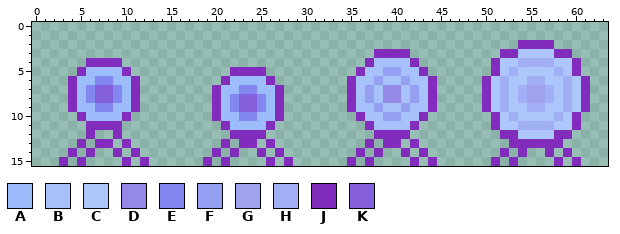
One commit to this pixel-art sprite: Assets/Sprites/MapElements/electroReceptor-sheet.png. Above: the version before the commit.
The file is 64x16 pixels. Colours within 5 levels of each other are drawn and written as one.
Palette (. is transparent): A #9dbcfb  B #a7c2fb  C #adc6fb  D #9589e7  E #8287f0  F #95a0f3  G #a1a2ee  H #a1b0f5  J #822cbe  K #855fdc
The result:
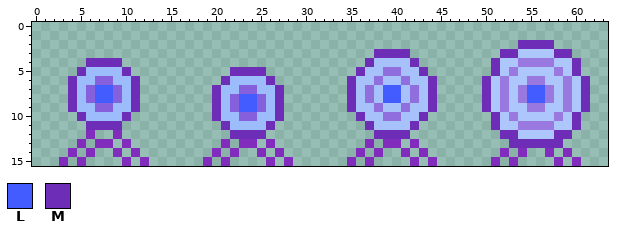
Colours new in this view: L #435cff  M #6d2db6
The author wrote: Receptors visual rework
From old to new:
{"colour":"F","old":"#95a0f3","new":"#916edd"}
{"colour":"H","old":"#a1b0f5","new":"#9978df"}
{"y":2,"x":54,"old":"JJJJ","new":"MMMM"}
{"y":3,"x":38,"old":"JJJJ","new":"MMMM"}
{"y":3,"x":52,"old":"JJ","new":"MM"}
{"y":3,"x":58,"old":"JJ","new":"MM"}
{"y":4,"x":6,"old":"JJJJ","new":"MMMM"}
{"y":4,"x":37,"old":"J","new":"M"}
{"y":4,"x":42,"old":"J","new":"M"}
{"y":4,"x":51,"old":"J","new":"M"}
{"y":4,"x":60,"old":"J","new":"M"}
{"y":5,"x":5,"old":"J","new":"M"}
{"y":5,"x":10,"old":"J","new":"M"}
{"y":5,"x":22,"old":"JJJJ","new":"MMMM"}
{"y":5,"x":36,"old":"J","new":"M"}
{"y":5,"x":43,"old":"J","new":"M"}
{"y":5,"x":51,"old":"J","new":"M"}
{"y":5,"x":60,"old":"J","new":"M"}
{"y":6,"x":4,"old":"J","new":"M"}
{"y":6,"x":7,"old":"EE","new":"KK"}
{"y":6,"x":11,"old":"J","new":"M"}
{"y":6,"x":21,"old":"J","new":"M"}
{"y":6,"x":26,"old":"J","new":"M"}
{"y":6,"x":35,"old":"J","new":"M"}
{"y":6,"x":44,"old":"J","new":"M"}
{"y":6,"x":50,"old":"J","new":"M"}
{"y":6,"x":61,"old":"J","new":"M"}
{"y":7,"x":4,"old":"J","new":"M"}
{"y":7,"x":6,"old":"EKKE","new":"KLLK"}
{"y":7,"x":11,"old":"J","new":"M"}
{"y":7,"x":20,"old":"J","new":"M"}
{"y":7,"x":23,"old":"EE","new":"KK"}
{"y":7,"x":27,"old":"J","new":"M"}
{"y":7,"x":35,"old":"J","new":"M"}
{"y":7,"x":39,"old":"DD","new":"LL"}
{"y":7,"x":44,"old":"J","new":"M"}
{"y":7,"x":50,"old":"J","new":"M"}
{"y":7,"x":55,"old":"GG","new":"LL"}
{"y":7,"x":61,"old":"J","new":"M"}
{"y":8,"x":4,"old":"J","new":"M"}
{"y":8,"x":6,"old":"EKKE","new":"KLLK"}
{"y":8,"x":11,"old":"J","new":"M"}
{"y":8,"x":20,"old":"J","new":"M"}
{"y":8,"x":22,"old":"EKKE","new":"KLLK"}
{"y":8,"x":27,"old":"J","new":"M"}
{"y":8,"x":35,"old":"J","new":"M"}
{"y":8,"x":39,"old":"DD","new":"LL"}
{"y":8,"x":44,"old":"J","new":"M"}
{"y":8,"x":50,"old":"J","new":"M"}
{"y":8,"x":55,"old":"GG","new":"LL"}
{"y":8,"x":61,"old":"J","new":"M"}
{"y":9,"x":4,"old":"J","new":"M"}
{"y":9,"x":7,"old":"EE","new":"KK"}
{"y":9,"x":11,"old":"J","new":"M"}
{"y":9,"x":20,"old":"J","new":"M"}
{"y":9,"x":22,"old":"EKKE","new":"KLLK"}
{"y":9,"x":27,"old":"J","new":"M"}
{"y":9,"x":35,"old":"J","new":"M"}
{"y":9,"x":44,"old":"J","new":"M"}
{"y":9,"x":50,"old":"J","new":"M"}
{"y":9,"x":61,"old":"J","new":"M"}
{"y":10,"x":5,"old":"J","new":"M"}
{"y":10,"x":10,"old":"J","new":"M"}
{"y":10,"x":20,"old":"J","new":"M"}
{"y":10,"x":23,"old":"EE","new":"KK"}
{"y":10,"x":27,"old":"J","new":"M"}
{"y":10,"x":36,"old":"J","new":"M"}
{"y":10,"x":43,"old":"J","new":"M"}
{"y":10,"x":51,"old":"J","new":"M"}
{"y":10,"x":60,"old":"J","new":"M"}
{"y":11,"x":6,"old":"JJJJ","new":"MMMM"}
{"y":11,"x":21,"old":"J","new":"M"}
{"y":11,"x":26,"old":"J","new":"M"}
{"y":11,"x":37,"old":"J","new":"M"}
{"y":11,"x":42,"old":"J","new":"M"}
{"y":11,"x":51,"old":"J","new":"M"}
{"y":11,"x":60,"old":"J","new":"M"}
{"y":12,"x":22,"old":"JJJJ","new":"MMMM"}
{"y":12,"x":38,"old":"JJJJ","new":"MMMM"}
{"y":12,"x":52,"old":"JJ","new":"MM"}
{"y":12,"x":58,"old":"JJ","new":"MM"}
{"y":13,"x":53,"old":"JJJJJJ","new":"MMMMMM"}
